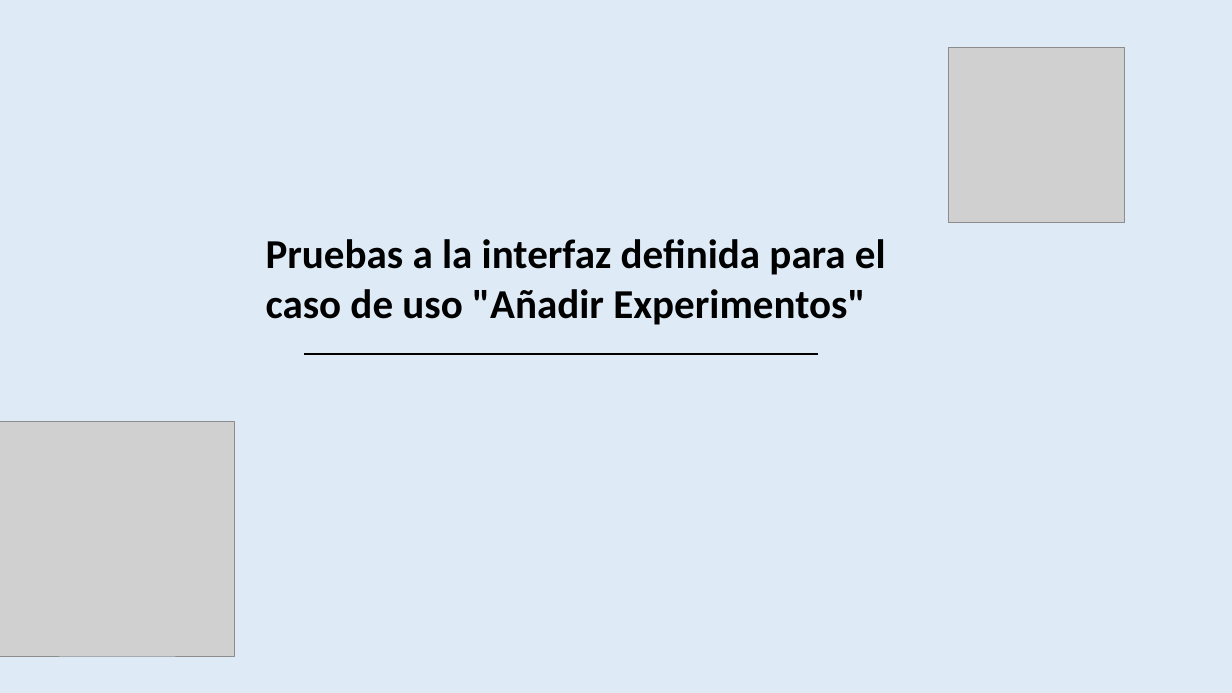
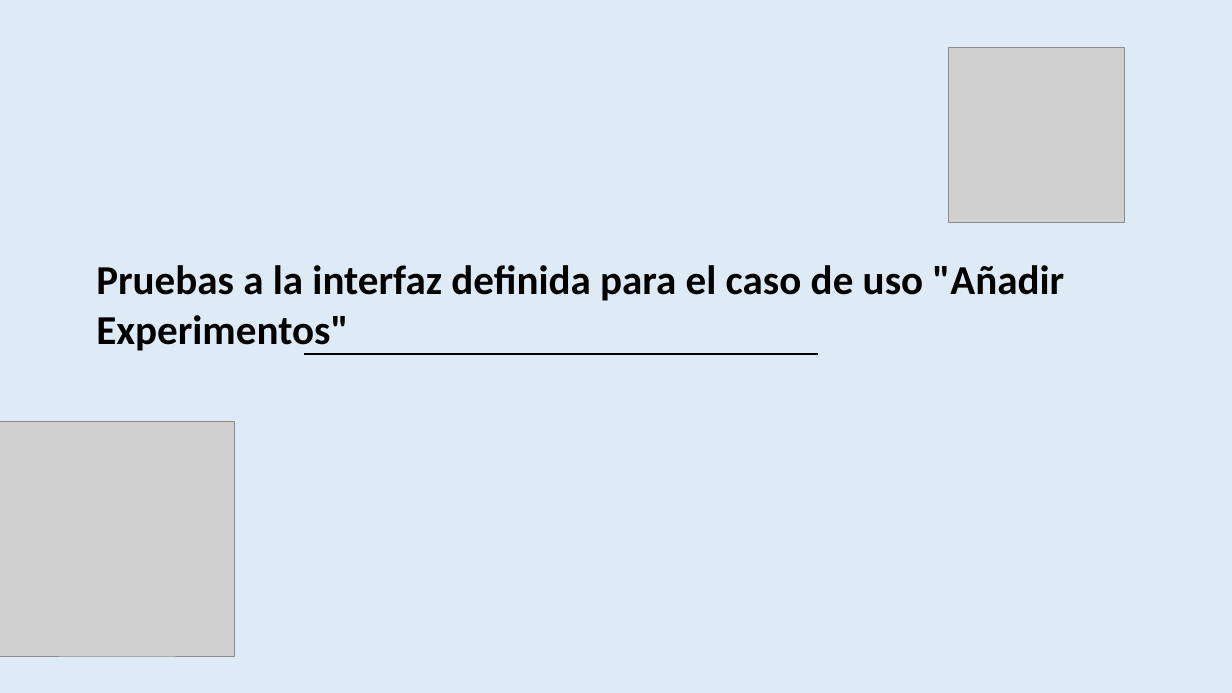
Before and after one commit to amypadron/prower_tesis, a slide deck: slide 41 of Digestión anaerobía.Original.pptx. Drawn at 1232x693 pixels with LibreOffice and Linux fonts; fonts in the diff are those of the drawing; grey boxes stand for pictures. Boxes give left, top, right and bottom in pixels: in the first picture for what was removed or moved away, otherwise in the second. Text is boxed around its words. In the diff, an @@ line names an element or a change of style, - is before the commit and + after.

```diff
--- a/Digestión anaerobía.Original.pptx
+++ b/Digestión anaerobía.Original.pptx
@@ text "Pruebas a la interfaz definida ..." rewrapped from <box>266,239,886,325</box> to <box>96,265,1064,354</box> @@
```
Also in this commit, not shown: 2 other slides changed, 1 slide added.
